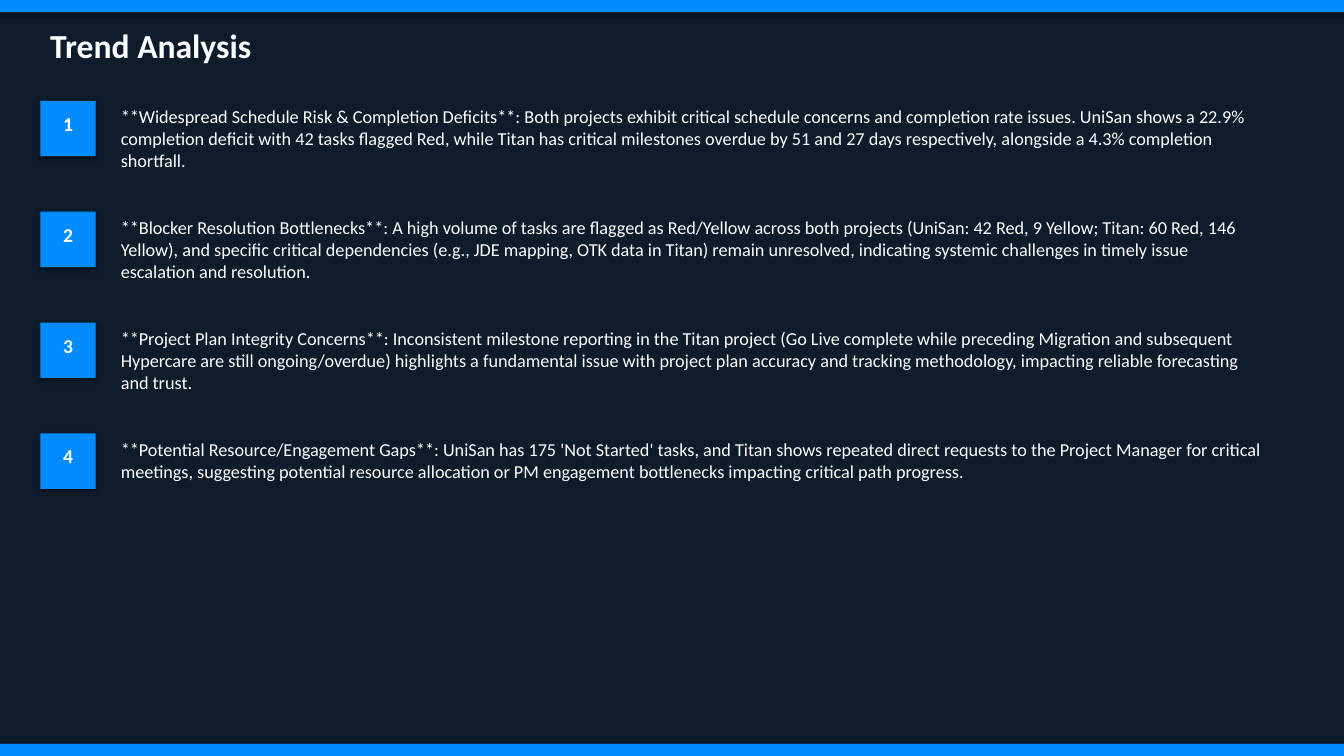
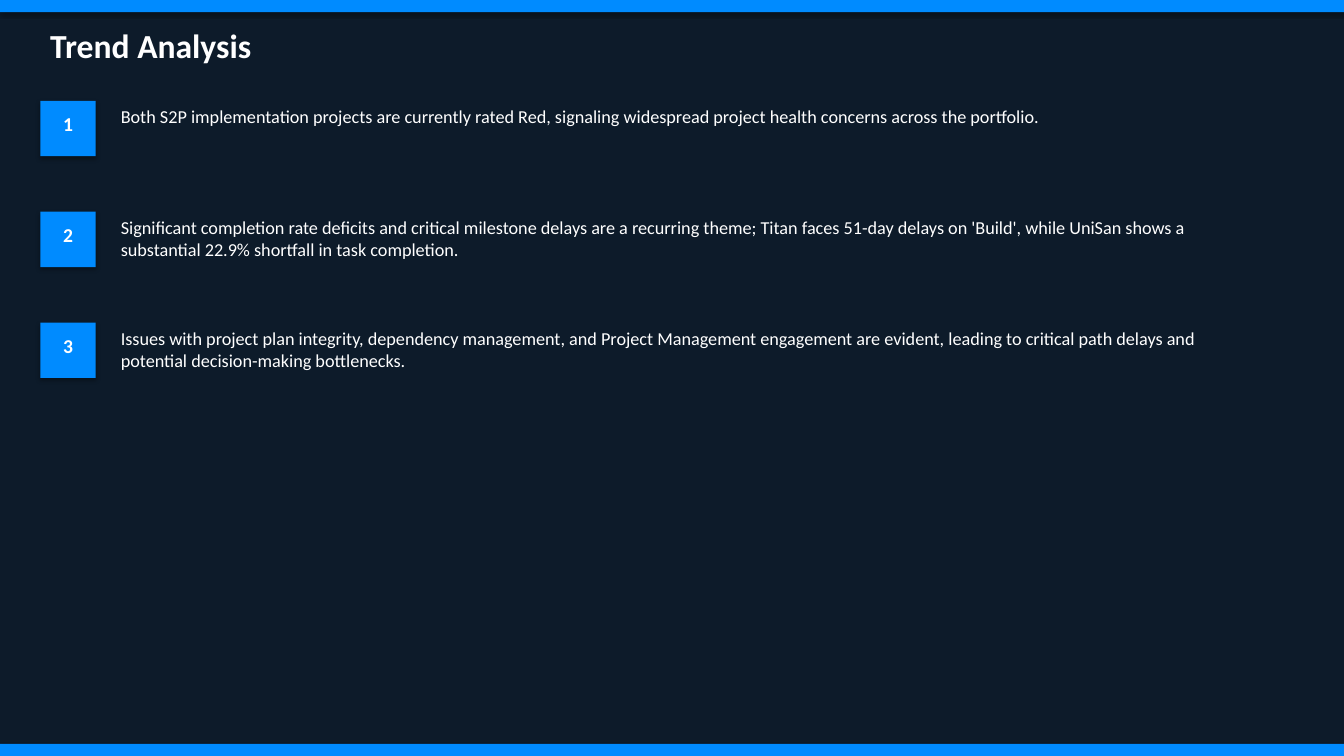
Before and after one commit to sjahirahamed/Project-Health-Reporting-Agent, a slide deck: slide 3 of presentations/Portfolio_Health_Report_202607.pptx. Drawn at 1344x756 pixels with LibreOffice and Linux fonts; fonts in the diff are those of the drawing. Boxes give left, top, right and bottom in pixels: in the first picture for what was removed or moved away, otherwise in the second. Text is boxed around its words. In the diff, an @@ line names an element or a change of style, - is before the commit and + after.

```diff
--- a/presentations/Portfolio_Health_Report_202607.pptx
+++ b/presentations/Portfolio_Health_Report_202607.pptx
@@ text at box(121, 110, 1038, 126): text changed @@
-**Widespread Schedule Risk & Completion Deficits**: Both projects exhibit critical schedule concerns and completion rate issues. UniSan shows a 22.9% completion deficit with 42 tasks flagged Red, while Titan has critical milestones overdue by 51 and 27 days respectively, alongside a 4.3% completion shortfall.
+Both S2P implementation projects are currently rated Red, signaling widespread project health concerns across the portfolio.
@@ text at box(121, 221, 1185, 259): text changed @@
-**Blocker Resolution Bottlenecks**: A high volume of tasks are flagged as Red/Yellow across both projects (UniSan: 42 Red, 9 Yellow; Titan: 60 Red, 146 Yellow), and specific critical dependencies (e.g., JDE mapping, OTK data in Titan) remain unresolved, indicating systemic challenges in timely issue escalation and resolution.
+Significant completion rate deficits and critical milestone delays are a recurring theme; Titan faces 51-day delays on 'Build', while UniSan shows a substantial 22.9% shortfall in task completion.
@@ text at box(121, 332, 1195, 370): text changed @@
-**Project Plan Integrity Concerns**: Inconsistent milestone reporting in the Titan project (Go Live complete while preceding Migration and subsequent Hypercare are still ongoing/overdue) highlights a fundamental issue with project plan accuracy and tracking methodology, impacting reliable forecasting and trust.
+Issues with project plan integrity, dependency management, and Project Management engagement are evident, leading to critical path delays and potential decision-making bottlenecks.
@@ rectangle removed at box(40, 434, 96, 489) @@
@@ text removed at box(121, 443, 1261, 481) @@
-**Potential Resource/Engagement Gaps**: UniSan has 175 'Not Started' tasks, and Titan shows repeated direct requests to the Project Manager for critical meetings, suggesting potential resource allocation or PM engagement bottlenecks impacting critical path progress.
@@ text removed at box(63, 450, 73, 463) @@
-4
```
Also in this commit, not shown: 5 other slides changed, 1 other file.
